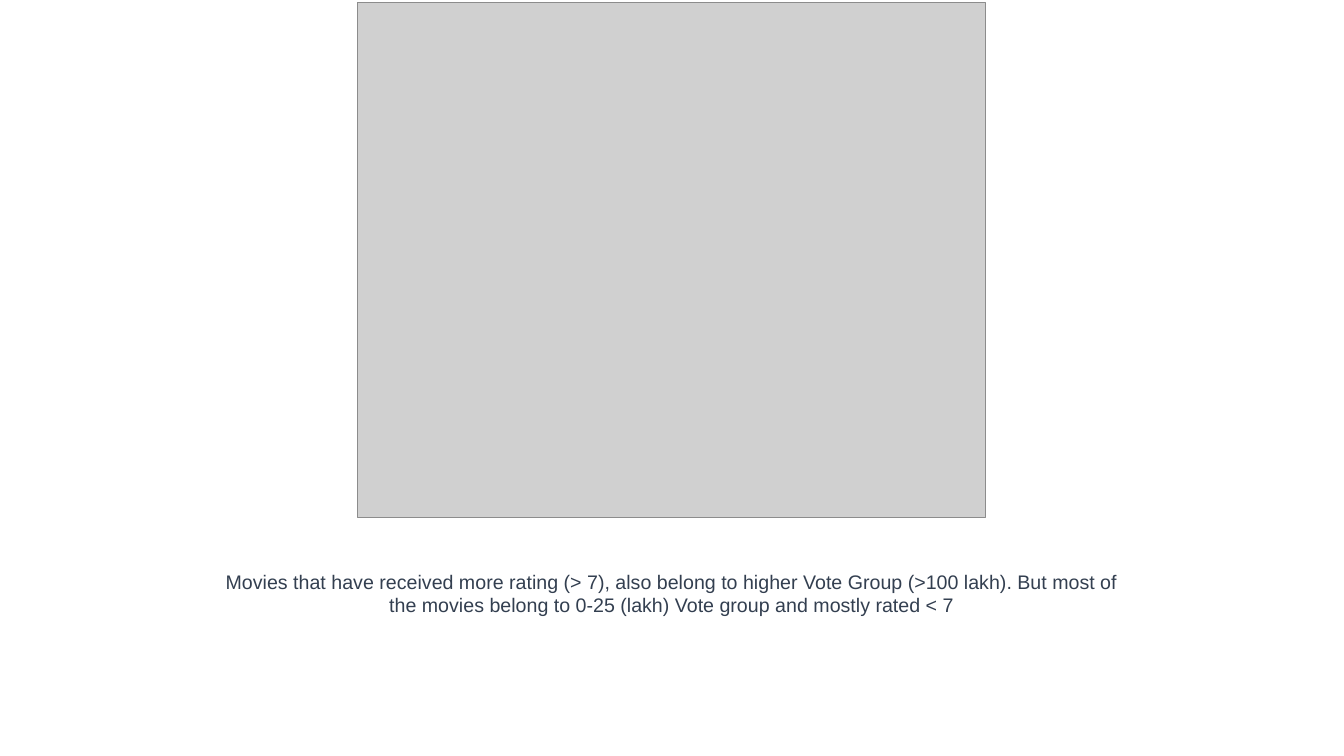
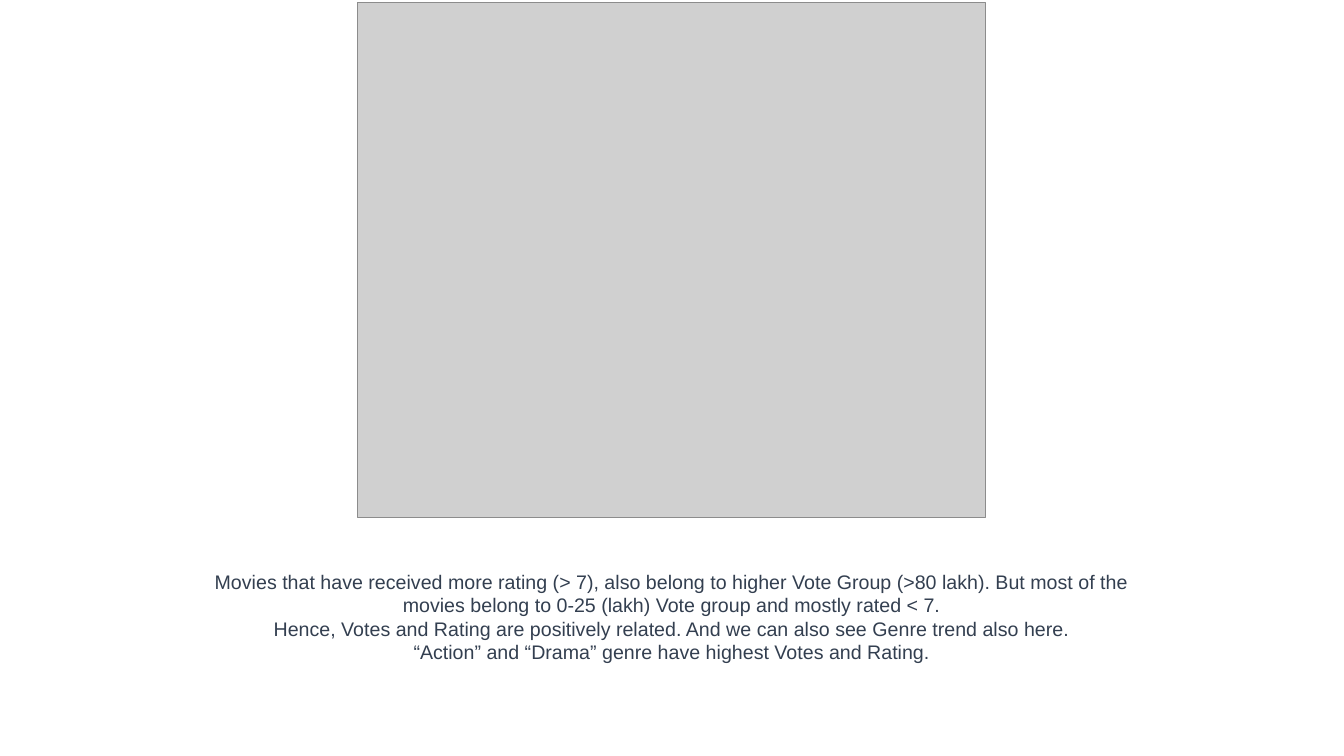
Before and after one commit to yaminijoshi89/INSAID-Projects, a slide deck: slide 3 of EDA_IMBD_Movies.ppt. Drawn at 1344x756 pixels with LibreOffice and Linux fonts; fonts in the diff are those of the drawing; grey boxes stand for pictures; background and template pictures are left out. Boxes give left, top, right and bottom in pixels: in the first picture for what was removed or moved away, otherwise in the second. Text is boxed around its words. In the diff, an @@ line names an element or a change of style, - is before the commit and + after.

```diff
--- a/EDA_IMBD_Movies.ppt
+++ b/EDA_IMBD_Movies.ppt
@@ subtitle at (x1=215, y1=574, x2=1127, y2=663): text changed @@
-Movies that have received more rating (> 7), also belong to higher Vote Group (>100 lakh). But most of the movies belong to 0-25 (lakh) Vote group and mostly rated < 7
+Movies that have received more rating (> 7), also belong to higher Vote Group (>80 lakh). But most of the movies belong to 0-25 (lakh) Vote group and mostly rated < 7.
+Hence, Votes and Rating are positively related. And we can also see Genre trend also here.
+“Action” and “Drama” genre have highest Votes and Rating.
```
Also in this commit, not shown: 1 slide added.
